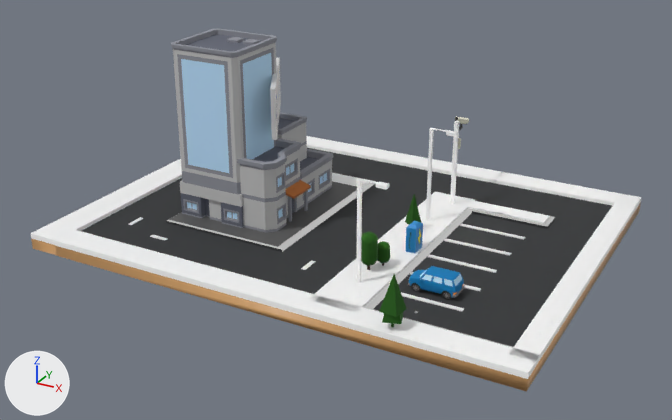
The glTF model public/models/model-onehouse.glb as it was, and as the next commit left it.
Rendered twice from a 50 mm lens placed at (3.87, -7.17, 4.26), pointed at (-0.55, 0.85, 0.25). Arrows for +X, +Y and +Z are at lower left; the lights stay in place. The first picture is the older version. Where no turn or scale is listed for an object, it has been applied to the vertices. Vertices at exactly the same position are counted once.

In view in the first picture: 'PappCamera', 'PappInsights', 'Van', 'parking', 'road lines', 'roadlines1', 'skyscraperA', 'small_buildingD', 'small_buildingE', 'street lamp', 'trees' and 3 more.
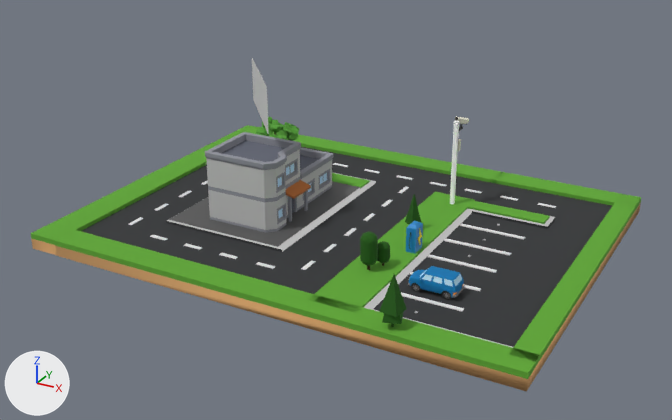
Changed parts and their boxes (x1, y1, x2, y2) in the pictures (672 x 420 px):
'parking', recoloured, surface changed (white to green)
    both: (31, 136, 641, 383)
'skyscraperA', deleted
    before: (171, 29, 278, 228)
'PappInsights', reshaped, turned, rescaled
    before: (270, 58, 281, 140)
    after: (252, 58, 268, 133)
'street lamp', deleted
    before: (356, 128, 458, 283)
'small_buildingD', deleted
    before: (278, 112, 307, 161)
'PappCamera', moved, rescaled
    both: (450, 121, 463, 204)
'roadlines1', reshaped
    before: (301, 260, 316, 270)
    after: (301, 187, 409, 270)
'road lines', reshaped
    before: (150, 235, 168, 241)
    after: (150, 235, 275, 269)
'cahrger.001', added
    after: (417, 228, 422, 245)
part 2 of me_cube_905_cube_006, added
    after: (184, 243, 202, 250)
part 3 of me_cube_905_cube_006, added
    after: (219, 253, 238, 259)
part 4 of me_cube_905_cube_006, added
    after: (256, 262, 275, 269)
part 5 of me_cube_905_cube_004, added
    after: (323, 244, 337, 252)
part 6 of me_cube_905_cube_004, added
    after: (344, 228, 356, 236)

What changed in the scene script:
```text
Change mat_sidewalk:
    mat_sidewalk.metallic: 1.0 -> 0.0
    mat_sidewalk.base_color: (1.0, 1.0, 1.0) -> (0.115, 0.387, 0.0313)  # white #ffffff -> green #5fa731
Change mat_dirt:
    mat_dirt.roughness: 0.5 -> 0.972
Change me_cube:
    used by ob_pappinsights; location = (-1.609, 1.055, 1.392); scale = (0.00768, 0.466, 0.288)
    remove me_cube.from_pydata(...)  # 8 vertices, 12 faces; spans x -19.4..68.8, y -1.1..1.3, z -1.2..0.7
    add me_cube.from_pydata(...)  # 96 vertices, 188 faces; spans x -0.2..0.6, y -0.6..0.6, z -0.4..0.2
    me_cube part 1: 8 vertices removed from x -19.4..68.8, y -1.1..1.3, z -1.2..0.7; 96 vertices added at x -0.2..0.6, y -0.6..0.6, z -0.4..0.2
Change me_cube_905_cube_006:
    used by ob_road_lines; location = (-1.651, -2.706, 0.0)
    remove me_cube_905_cube_006.from_pydata(...)  # 8 vertices, 12 faces; spans x -0.544..-0.34, y 2.446..2.496, z 0.013..0.02
    add me_cube_905_cube_006.from_pydata(...)  # 32 vertices, 48 faces; spans x -0.544..1.004, y 2.446..2.496, z 0.013..0.02
    me_cube_905_cube_006 part 2: a new loose piece, a box spanning x -0.0964..0.1081, y 2.4463..2.4956, z 0.0133..0.02, in mat_none (white #e7e7e7)
    me_cube_905_cube_006 part 3: a new loose piece, a box spanning x 0.3515..0.556, y 2.4463..2.4956, z 0.0133..0.02, in mat_none (white #e7e7e7)
    me_cube_905_cube_006 part 4: a new loose piece, a box spanning x 0.7994..1.0039, y 2.4463..2.4956, z 0.0133..0.02, in mat_none (white #e7e7e7)
Change me_cube_905_cube_004:
    used by ob_roadlines1; location = (2.092, 0.417, 0.0)
    remove me_cube_905_cube_004.from_pydata(...)  # 8 vertices, 12 faces; spans x -2.496..-2.446, y -0.544..-0.34, z 0.013..0.02
    add me_cube_905_cube_004.from_pydata(...)  # 48 vertices, 72 faces; spans x -2.496..-2.446, y -0.544..1.9, z 0.013..0.02
    me_cube_905_cube_004 part 5: a new loose piece, a box spanning x -2.4956..-2.4463, y -0.0964..0.1081, z 0.0133..0.02, in mat_none (white #e7e7e7)
    me_cube_905_cube_004 part 6: a new loose piece, a box spanning x -2.4956..-2.4463, y 0.3515..0.556, z 0.0133..0.02, in mat_none (white #e7e7e7)
    other edits to the shape of me_cube_905_cube_004 do not show in these pictures
Add me_circle_001:
    me_circle_001.from_pydata(...)  # 80 vertices, 88 faces; spans x -0.031..0.045, y -0.105..0.102, z -0.135..0.061
    # faces by material slot: [60, 28]
    me_circle_001.materials.append(mat_material_016)  # black #2d2d2d
    me_circle_001.materials.append(mat_mat12_001)  # yellow #ffeb38
Change ob_pappcamera:
    ob_pappcamera.location: (0.313, 2.149, 0.98) -> (0.312, 2.148, 0.978)
    ob_pappcamera.scale: (1.28, 1.28, 1.28) -> (1.37, 1.37, 1.37)
Change ob_pappinsights:
    ob_pappinsights.rotation_euler: (0.0, 0.0, 0.0) -> (0.0, 0.0, 0.698)  # degrees (0, 0, 0) -> degrees (0, 0, 40)
    ob_pappinsights.scale: (0.00768, 0.466, 0.288) -> (0.0175, 1.06, 0.877)
Remove ob_skyscrapera:
    ob_skyscrapera = bpy.data.objects.new('skyscraperA', me_skyscrapera_1_001)
    ob_skyscrapera.location = (-1.804, 0.721, 0.04)
Remove ob_small_buildingd:
    ob_small_buildingd = bpy.data.objects.new('small_buildingD', me_small_buildingd_1)
    ob_small_buildingd.location = (-1.688, 1.456, 0.044)
Remove ob_street_lamp:
    ob_street_lamp = bpy.data.objects.new('street lamp', me_lamp_001)
    ob_street_lamp.location = (0.0, -1.637, 0.0)
Add ob_cahrger_001:
    ob_cahrger_001 = bpy.data.objects.new('cahrger.001', me_circle_001)
    ob_cahrger_001.location = (0.451, 0.738, 0.25)
```
